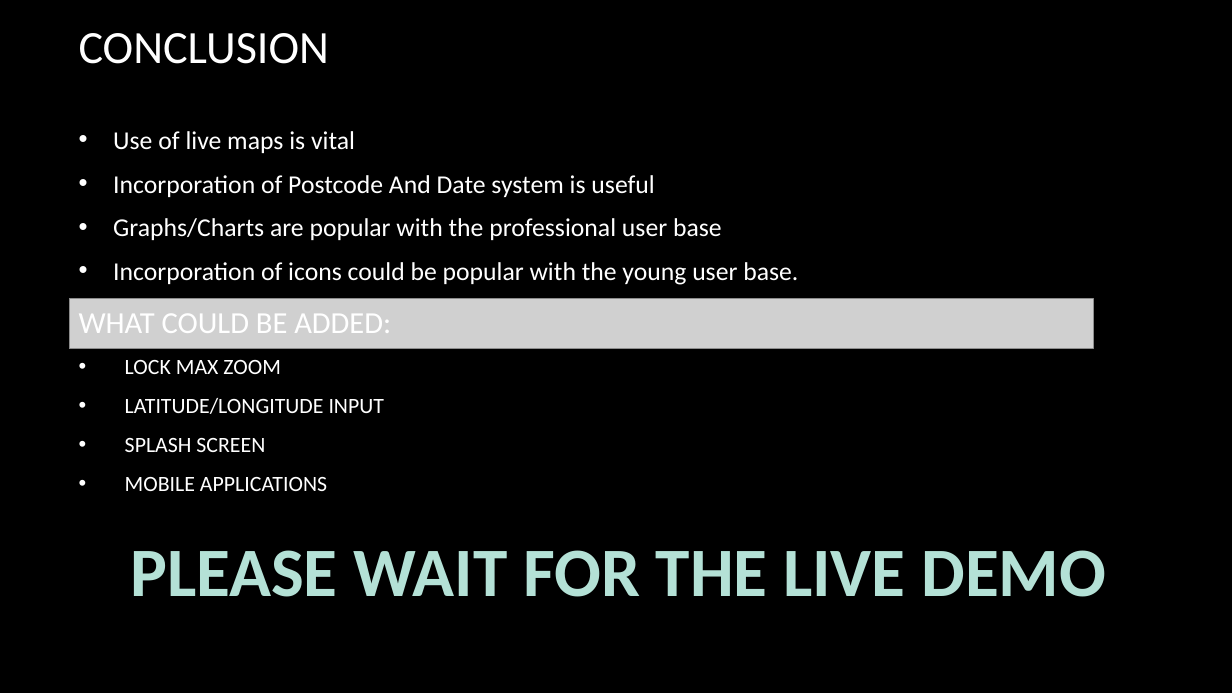
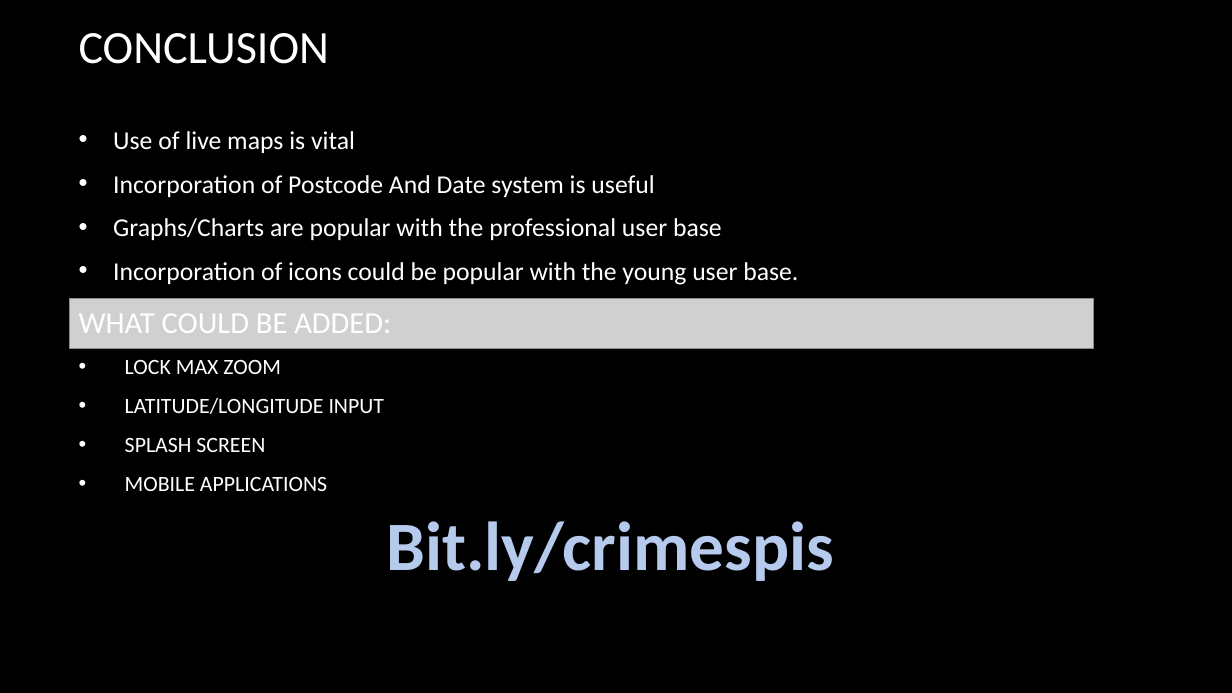
Before and after one commit to playyip/crimelevelsuk, a slide deck: slide 6 of htdox/presentation.pptx (slide 8 before the commit). Drawn at 1232x693 pixels with LibreOffice and Linux fonts; fonts in the diff are those of the drawing; grey boxes stand for pictures; background and template pictures are left out. Boxes give left, top, right and bottom in pixels: in the first picture for what was removed or moved away, otherwise in the second. Text is boxed around its words. In the diff, an @@ line names an element or a change of style, - is before the commit and + after.

```diff
--- a/htdox/presentation.pptx
+++ b/htdox/presentation.pptx
@@ text added at (387,521,834,581), 54 pt, text #B5CAED, bold @@
+Bit.ly/crimespis
@@ text removed at (130,550,1106,597) @@
-PLEASE WAIT FOR THE LIVE DEMO
```
Also in this commit, not shown: 1 other slide changed, 2 slides removed, 2 other files.
